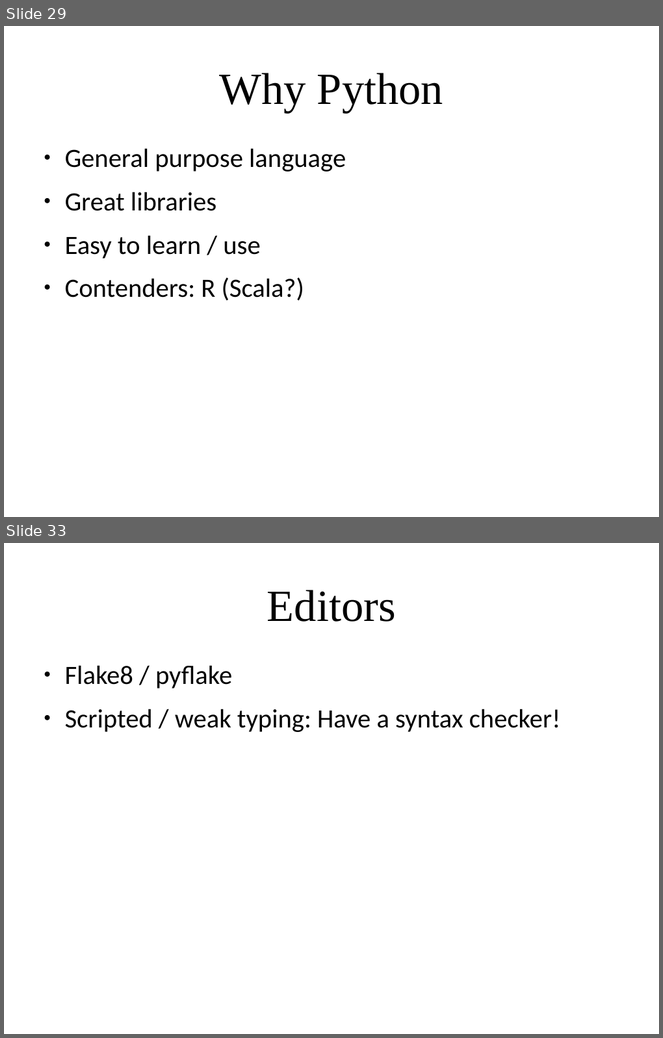
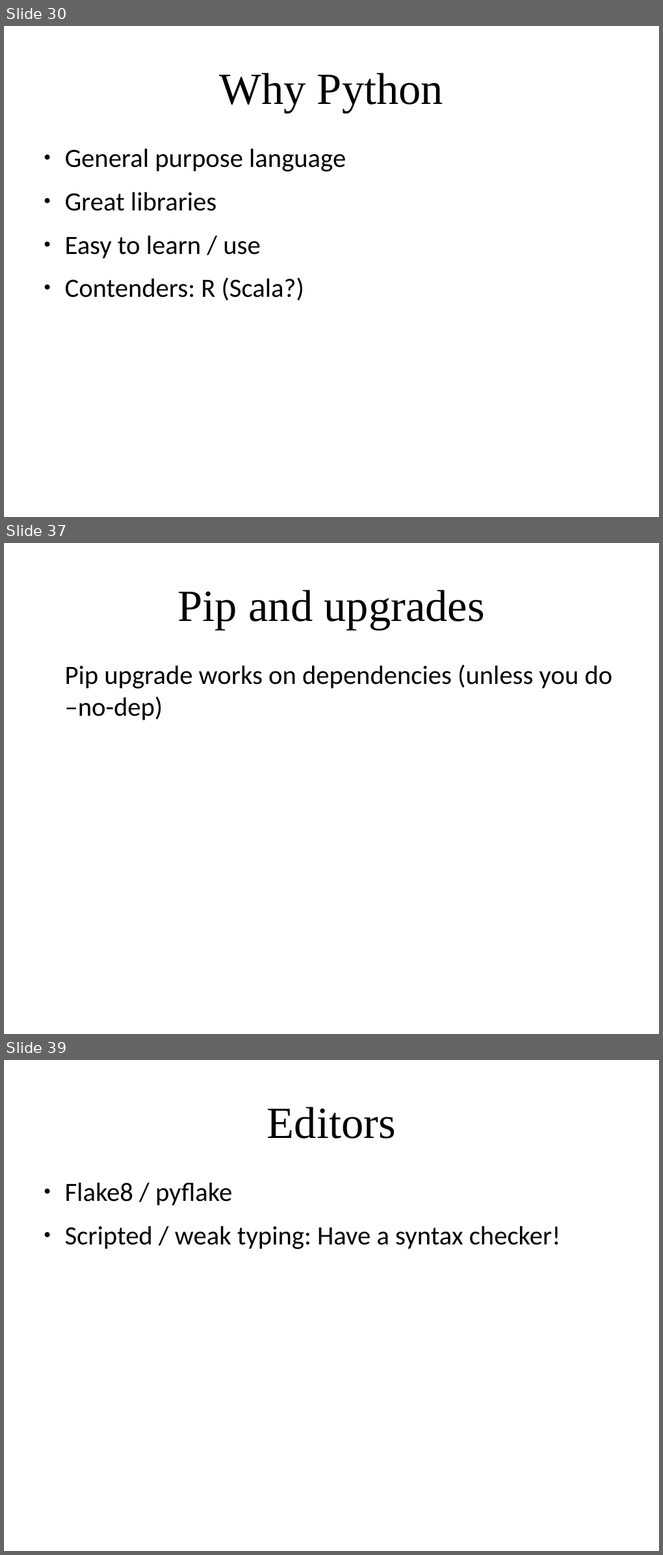
Before and after one commit to amueller/applied_ml_spring_2017, a slide deck: slides/aml-02-012317.odp. Shown one above the other, each under a label of ours: slides 29 and 33 before the commit, slides 30, 37 and 39 after it; the slides between them are not shown. The pictures are 663x1038 and 663x1555 pixels, drawn with LibreOffice and Linux fonts; fonts in the diff are those of the drawing. Boxes give left, top, right and bottom in pixels: in the first picture for what was removed or moved away, otherwise in the second. Text is boxed around its words. In the diff, an @@ line names an element or a change of style, - is before the commit and + after.

```diff
--- a/slides/aml-02-012317.odp
+++ b/slides/aml-02-012317.odp
@@ slide 37 added at <box>4,543,659,1034</box>, background #FFFFFF @@
@@ title added at <box>178,590,484,630</box>, 54 pt, text #000000 @@
+Pip and upgrades
@@ text added at <box>65,665,613,720</box>, 32 pt, text #000000 @@
+Pip upgrade works on dependencies (unless you do –no-dep)
@@ what was slide 29 is now slide 30 @@
@@ what was slide 33 is now slide 39 @@
```
Also in this commit, not shown: 4 slides changed, 5 other slides added, 1 slide removed.
